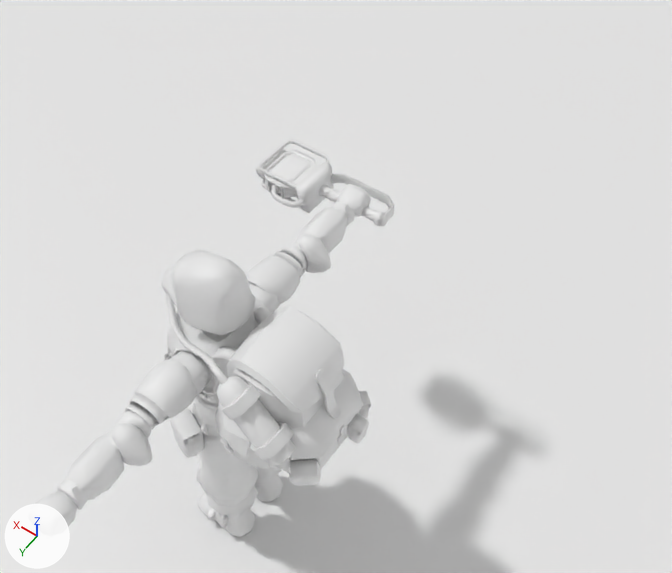
The Blender file Blends/Flame Rat.blend: old version first, new version second.
Before and after are seen from a 50 mm camera at (-1.48, 1.36, 4.23) aimed at (-0.11, -0.57, 1.2). Every picture has the same lights, and +X, +Y and +Z are marked at lower left. The picture after the commit comes second. Materials are left out; every surface is plain grey.

Names of what the first picture shows: 'FloorClip', 'SK_NPC_LabRat.001', 'SK_RatScanner.001', 'SM_RatPack.001'.
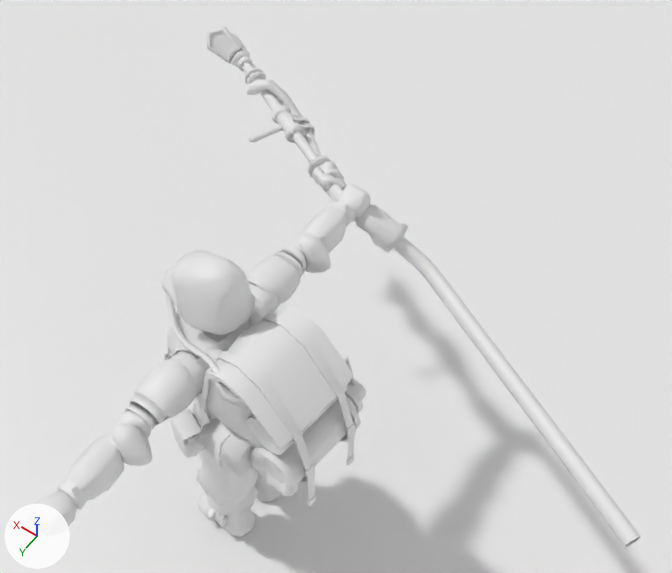
Changed parts and their boxes (x1, y1, x2, y2) in the pictures (672 x 573 px; the box of a moved part takes in the faces that stretch with it):
'SM_RatPack.001', reshaped, moved, turned
    before: (211, 306, 371, 486)
    after: (196, 303, 367, 506)
'SK_ORD_Flamethrower.001', added
    after: (207, 26, 640, 547)
'SK_RatScanner.001', deleted
    before: (256, 140, 395, 227)
part 1 of me_sm_ratpack, deleted
    before: (215, 369, 359, 473)
part 2 of me_sm_ratpack, moved or reshaped
    before: (216, 306, 371, 486)
    after: (200, 310, 367, 506)

Edits to the bpy script that builds the scene:
```text
Change me_sm_ratpack:
    used by ob_sm_ratpack_001; location = (-0.13, 0.0, 1.38); scale = (0.01, 0.01, 0.01)
    remove me_sm_ratpack.from_pydata(...)  # 1460 vertices, 1706 faces; spans x -46.6..8.3, y -26.7..30.5, z -27.5..27.5
    add me_sm_ratpack.from_pydata(...)  # 1521 vertices, 1564 faces; spans x -44.6..8.3, y -28.3..28.3, z -37.7..27.0
    me_sm_ratpack part 1: 42 loose pieces with 485 vertices, spanning x -42.8..-0.5, y -26.2..30.5, z -24.2..23.7, are deleted
    me_sm_ratpack part 2: 859 vertices removed from x -46.6..8.3, y -26.7..30.5, z -27.5..27.5; 1405 vertices added at x -44.6..8.3, y -28.3..28.3, z -37.7..27.0
Add me_sk_ord_flamethrower:
    me_sk_ord_flamethrower.from_pydata(...)  # 1680 vertices, 1716 faces; spans x -167.0..121.0, y -7.0..15.0, z -31.0..18.0
Change ob_sm_ratpack_001:
    ob_sm_ratpack_001.location: (-0.13, 0.0, 1.38) -> (-0.112, 0.035, 1.38)
    ob_sm_ratpack_001.rotation_euler: (0.0, 0.0, 0.0) -> (0.00471, 0.0101, -0.0975)  # degrees (0, 0, 0) -> degrees (0.3, 0.6, -5.6)
Remove ob_sk_ratscanner_001:
    ob_sk_ratscanner_001 = bpy.data.objects.new('SK_RatScanner.001', me_sk_ratscanner)
    ob_sk_ratscanner_001.location = (-0.067, -0.846, 1.382)
    ob_sk_ratscanner_001.rotation_euler = (-1.652, -0.0095, -1.613)  # degrees (-95, -0.5, -92)
    ob_sk_ratscanner_001.scale = (0.01, 0.01, 0.01)
Add ob_sk_ord_flamethrower_001:
    ob_sk_ord_flamethrower_001 = bpy.data.objects.new('SK_ORD_Flamethrower.001', me_sk_ord_flamethrower)
    ob_sk_ord_flamethrower_001.location = (0.013, -0.851, 1.368)
    ob_sk_ord_flamethrower_001.rotation_euler = (-0.807, -0.044, -0.449)  # degrees (-46, -2.5, -26)
    ob_sk_ord_flamethrower_001.scale = (0.01, 0.01, 0.01)
```
